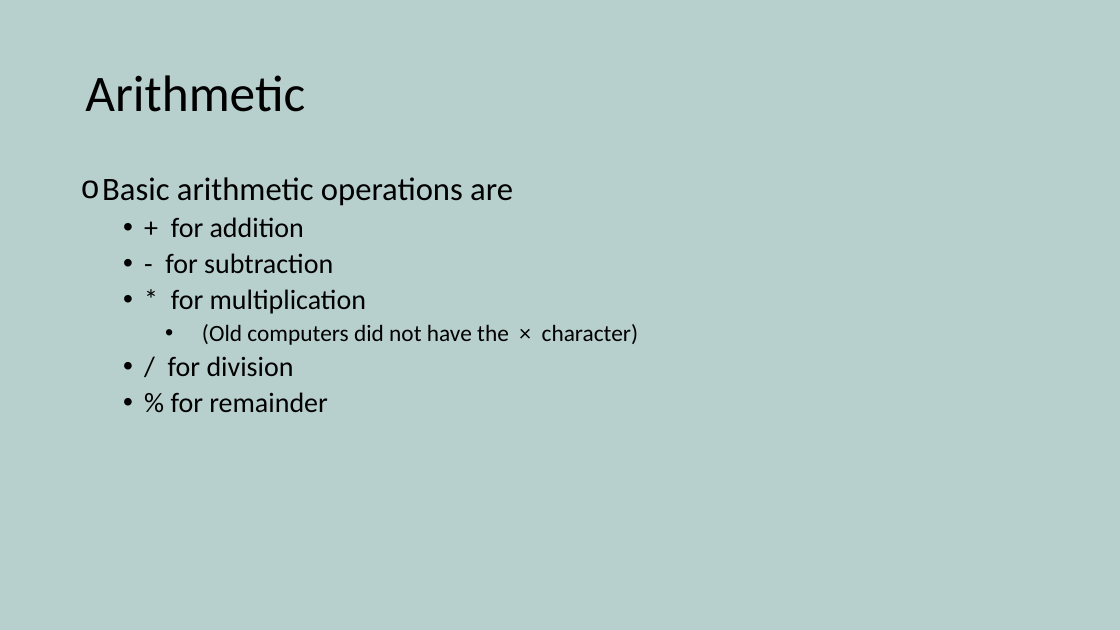
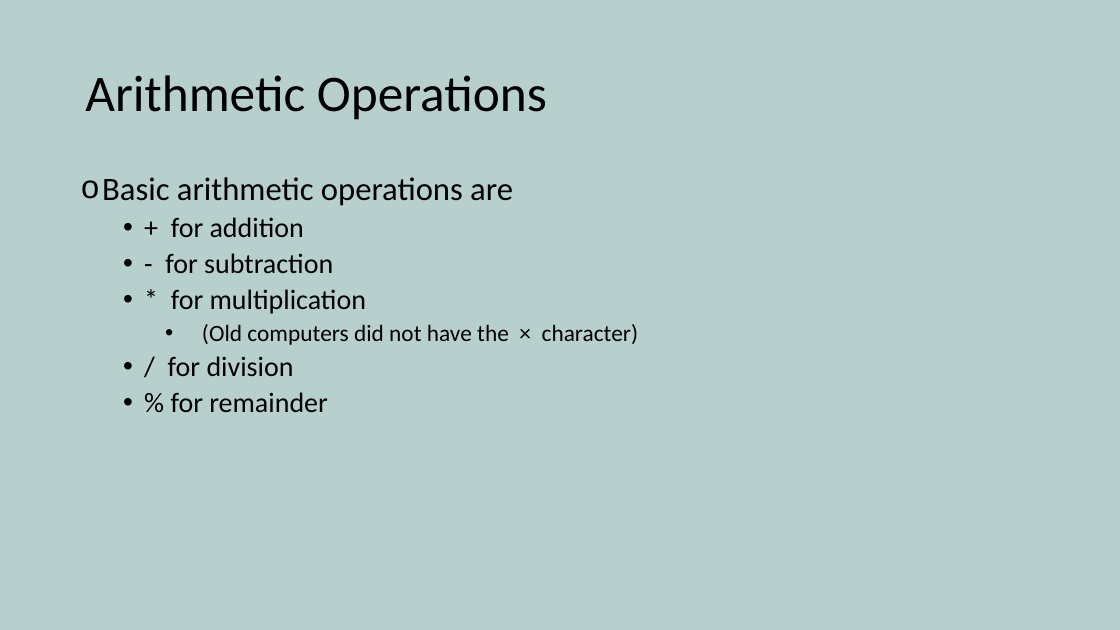
Before and after one commit to yetanothermasterylearning/Core-Java, a slide deck: slide 11 of 03. Programming Basics/Presentation/Data types and Operators.pptx. Drawn at 1120x630 pixels with LibreOffice and Linux fonts; fonts in the diff are those of the drawing. Boxes give left, top, right and bottom in pixels: in the first picture for what was removed or moved away, otherwise in the second. Text is boxed around its words. In the diff, an @@ line names an element or a change of style, - is before the commit and + after.

```diff
--- a/03. Programming Basics/Presentation/Data types and Operators.pptx
+++ b/03. Programming Basics/Presentation/Data types and Operators.pptx
@@ title at bbox=[85, 75, 547, 120]: text changed @@
-Arithmetic
+Arithmetic Operations
```
Also in this commit, not shown: 7 other slides changed, 2 slides removed, 4 other files.
